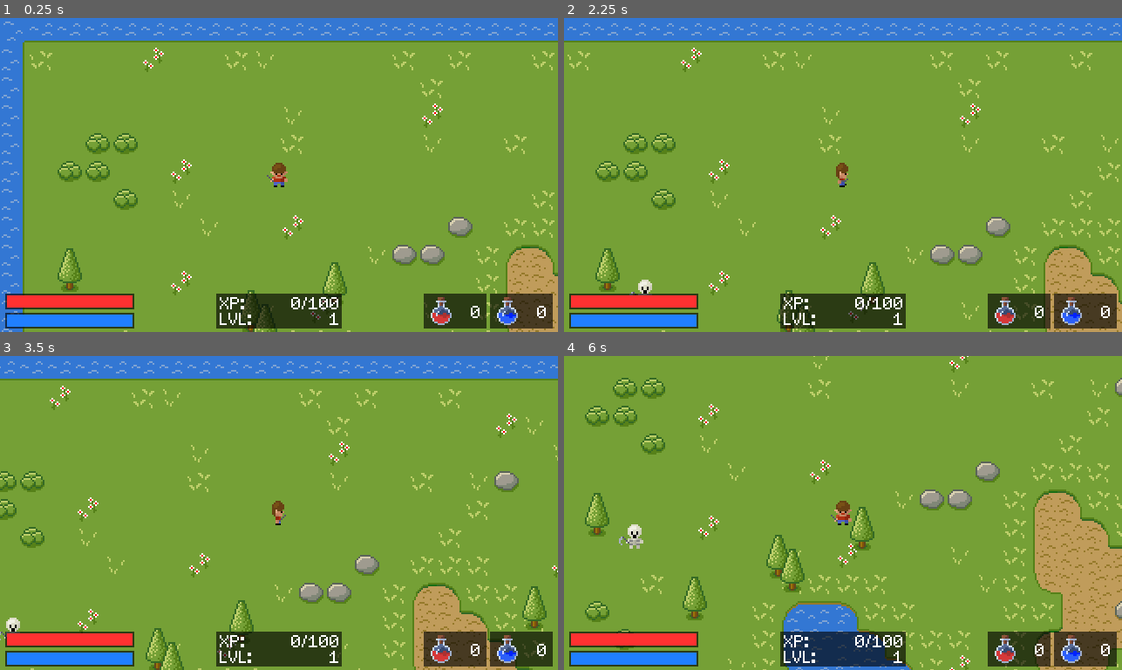
Above: before the commit, frames 1-4 (two rows, left to right).
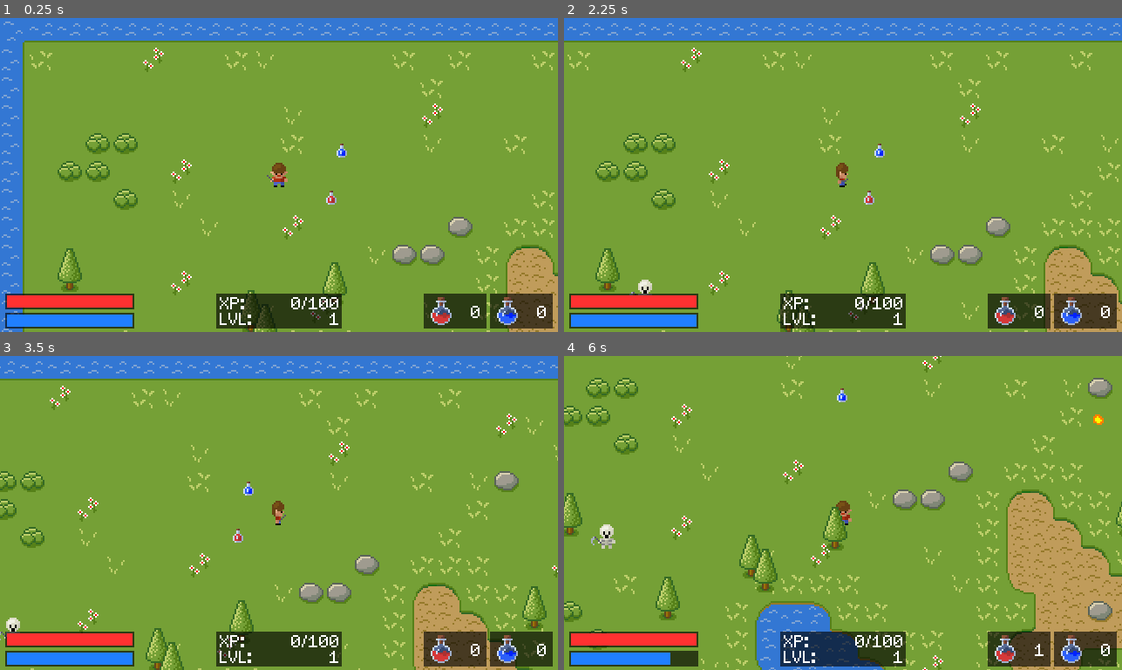
Above: after the commit, the same moments.

Repository: davidepesce/SimpleRPG
Game: Godot game, scene res://Scenes/Main.tscn
Same seed, same stepped clock (60 frames per second), same inputs: the game is played once before the commit and once after it.
Inputs (mouse positions are in pixels of both pictures, inside the frame that each line leads up to):
- Up to frame 1 (0.25 s): no input
- Up to frame 2 (2.25 s): tap Enter at 0.5, 2 s; drag from (843, 175) to (898, 105) at 0.52 s; tap Space (attack) at 1.25 s; drag from (731, 190) to (815, 237) at 1.27 s; move the mouse to (898, 105) at 2.02 s; hold Right (ui_right) from 2.03 s (still down); hold , (drink_health, bound only after the commit) from 2.03 s (still down)
- Up to frame 3 (3.5 s): tap . (drink_mana, bound only after the commit) at 2.3 s; release Right (ui_right) at 2.75 s; release , (drink_health, bound only after the commit) at 2.75 s; drag from (251, 575) to (111, 465) at 2.77 s
- Up to frame 4 (6 s): tap Space (attack) at 3.5 s; move the mouse to (1010, 560) at 3.52 s; hold Left (ui_left) 3.53-4.25 s; hold Space (attack) 3.53-4.25 s; tap Ctrl (fireball) at 3.8 s; drag from (675, 465) to (759, 434) at 4.27 s; tap Enter at 5 s; move the mouse to (870, 513) at 5.02 s; hold Down (ui_down) 5.03-5.75 s; hold , (drink_health, bound only after the commit) 5.03-5.75 s; click (870, 513) at 5.17 s; tap . (drink_mana, bound only after the commit) at 5.3 s; drag from (759, 434) to (731, 528) at 5.77 s

The runs differ from the first frame. In frame 1, 0.1% of the frame differs, in the area x 58-63%, y 40-60%; in frame 2, 0.1%; in frame 3, 0.1%; in frame 4, 16%, in the area x 0-100%, y 0-100%.

Commit message:
Updated to Tutorial 12

Diff:
--- a/Entities/Player/Player.gd
+++ b/Entities/Player/Player.gd
@@ -13,6 +13,11 @@
 var mana_max = 100
 var mana_regeneration = 2
 
+# Player inventory
+enum Potion { HEALTH, MANA }
+var health_potions = 0
+var mana_potions = 0
+
 # Attack variables
 var attack_cooldown_time = 1000
 var next_attack_time = 0
@@ -34,6 +39,7 @@
 
 func _ready():
 	emit_signal("player_stats_changed", self)
+	randomize()
 
 
 func _process(delta):
@@ -117,16 +123,26 @@
 			next_attack_time = now + attack_cooldown_time
 	elif event.is_action_pressed("fireball"):
 		var now = OS.get_ticks_msec()
-		if mana >= 25 and now >= next_attack_time:
+		if mana >= 25 and now >= next_fireball_time:
 			# Update mana
 			mana = mana - 25
-			emit_signal("player_stats_changed")
+			emit_signal("player_stats_changed", self)
 			# Play fireball animation
 			attack_playing = true
 			var animation = get_animation_direction(last_direction) + "_fireball"
 			$Sprite.play(animation)
 			# Add cooldown time to current time
 			next_fireball_time = now + fireball_cooldown_time
+	elif event.is_action_pressed("drink_health"):
+		if health_potions > 0:
+			health_potions = health_potions - 1
+			health = min(health + 50, health_max)
+			emit_signal("player_stats_changed", self)
+	elif event.is_action_pressed("drink_mana"):
+		if mana_potions > 0:
+			mana_potions = mana_potions - 1
+			mana = min(mana + 50, mana_max)
+			emit_signal("player_stats_changed", self)
 
 
 func get_animation_direction(direction: Vector2):
@@ -178,3 +194,11 @@
 		$AnimationPlayer.play("Game Over")
 	else:
 		$AnimationPlayer.play("Hit")
+
+
+func add_potion(type):
+	if type == Potion.HEALTH:
+		health_potions = health_potions + 1
+	else:
+		mana_potions = mana_potions + 1
+	emit_signal("player_stats_changed", self)
--- /dev/null
+++ b/Entities/Potion/Potion.gd
@@ -0,0 +1,26 @@
+tool
+extends Area2D
+
+enum Potion { HEALTH, MANA }
+export(Potion) var type = Potion.HEALTH
+
+
+func _ready():
+	if type == Potion.MANA:
+		$Sprite.region_rect.position.x = 8
+	else:
+		$Sprite.region_rect.position.x = 0
+
+
+func _process(delta):
+	if Engine.editor_hint:
+		if type == Potion.MANA:
+			$Sprite.region_rect.position.x = 8
+		else:
+			$Sprite.region_rect.position.x = 0
+
+
+func _on_Potion_body_entered(body):
+	if body.name == "Player":
+		body.add_potion(type)
+		get_tree().queue_delete(self)
--- /dev/null
+++ b/Entities/Potion/Potion.tscn
@@ -0,0 +1,19 @@
+[gd_scene load_steps=4 format=2]
+
+[ext_resource path="res://Entities/Potion/Potion.gd" type="Script" id=1]
+[ext_resource path="res://Entities/Potion/small_potions.png" type="Texture" id=2]
+
+[sub_resource type="RectangleShape2D" id=1]
+extents = Vector2( 3, 4 )
+
+[node name="Potion" type="Area2D"]
+script = ExtResource( 1 )
+
+[node name="Sprite" type="Sprite" parent="."]
+texture = ExtResource( 2 )
+region_enabled = true
+region_rect = Rect2( 0, 0, 8, 8 )
+
+[node name="CollisionShape2D" type="CollisionShape2D" parent="."]
+shape = SubResource( 1 )
+[connection signal="body_entered" from="." to="." method="_on_Potion_body_entered"]
--- a/Entities/Skeleton/Skeleton.gd
+++ b/Entities/Skeleton/Skeleton.gd
@@ -26,6 +26,9 @@
 
 # Animation variables
 var other_animation_playing = false
+
+# Reference to potion scene
+var potion_scene = preload("res://Entities/Potion/Potion.tscn")
 
 
 func _ready():
@@ -146,6 +149,12 @@
 		other_animation_playing = true
 		$AnimatedSprite.play("death")
 		emit_signal("death")
+		# 80% probability to drop a potion on death
+		if randf() <= 0.8:
+			var potion = potion_scene.instance()
+			potion.type = randi() % 2
+			get_tree().root.get_node("Root").add_child(potion)
+			potion.position = position
 
 
 func _on_AnimatedSprite_frame_changed():
--- /dev/null
+++ b/GUI/HealthPotions.gd
@@ -0,0 +1,4 @@
+extends ColorRect
+
+func _on_Player_player_stats_changed(var player):
+	$Label.text = str(player.health_potions)
--- /dev/null
+++ b/GUI/ManaPotions.gd
@@ -0,0 +1,4 @@
+extends ColorRect
+
+func _on_Player_player_stats_changed(var player):
+	$Label.text = str(player.mana_potions)
--- a/Scenes/Main.tscn
+++ b/Scenes/Main.tscn
@@ -1,29 +1,29 @@
-[gd_scene load_steps=44 format=2]
+[gd_scene load_steps=47 format=2]
 
 [ext_resource path="res://Entities/Player/Player.gd" type="Script" id=1]
 [ext_resource path="res://Entities/Player/player_down_idle_1.png" type="Texture" id=2]
 [ext_resource path="res://Entities/Player/player_down_attack_1.png" type="Texture" id=3]
 [ext_resource path="res://Entities/Player/player_down_attack_2.png" type="Texture" id=4]
-[ext_resource path="res://Entities/Player/player_up_idle_1.png" type="Texture" id=5]
-[ext_resource path="res://Entities/Player/player_up_idle_2.png" type="Texture" id=6]
-[ext_resource path="res://Entities/Player/player_left_idle_1.png" type="Texture" id=7]
-[ext_resource path="res://Entities/Player/player_left_attack_1.png" type="Texture" id=8]
-[ext_resource path="res://Entities/Player/player_left_attack_2.png" type="Texture" id=9]
-[ext_resource path="res://Entities/Player/player_right_idle_1.png" type="Texture" id=10]
-[ext_resource path="res://Entities/Player/player_right_walk_1.png" type="Texture" id=11]
-[ext_resource path="res://Entities/Player/player_right_walk_2.png" type="Texture" id=12]
-[ext_resource path="res://Entities/Player/player_right_attack_1.png" type="Texture" id=13]
-[ext_resource path="res://Entities/Player/player_right_attack_2.png" type="Texture" id=14]
-[ext_resource path="res://Entities/Player/player_up_walk_1.png" type="Texture" id=15]
-[ext_resource path="res://Entities/Player/player_up_walk_2.png" type="Texture" id=16]
-[ext_resource path="res://Entities/Player/player_down_idle_2.png" type="Texture" id=17]
-[ext_resource path="res://Entities/Player/player_left_walk_1.png" type="Texture" id=18]
-[ext_resource path="res://Entities/Player/player_left_walk_2.png" type="Texture" id=19]
+[ext_resource path="res://Entities/Player/player_right_idle_1.png" type="Texture" id=5]
+[ext_resource path="res://Entities/Player/player_right_walk_1.png" type="Texture" id=6]
+[ext_resource path="res://Entities/Player/player_right_walk_2.png" type="Texture" id=7]
+[ext_resource path="res://Entities/Player/player_right_attack_1.png" type="Texture" id=8]
+[ext_resource path="res://Entities/Player/player_right_attack_2.png" type="Texture" id=9]
+[ext_resource path="res://Entities/Player/player_left_idle_1.png" type="Texture" id=10]
+[ext_resource path="res://Entities/Player/player_left_attack_1.png" type="Texture" id=11]
+[ext_resource path="res://Entities/Player/player_left_attack_2.png" type="Texture" id=12]
+[ext_resource path="res://Entities/Player/player_up_idle_1.png" type="Texture" id=13]
+[ext_resource path="res://Entities/Player/player_up_walk_1.png" type="Texture" id=14]
+[ext_resource path="res://Entities/Player/player_up_walk_2.png" type="Texture" id=15]
+[ext_resource path="res://Entities/Player/player_down_idle_2.png" type="Texture" id=16]
+[ext_resource path="res://Entities/Player/player_left_walk_1.png" type="Texture" id=17]
+[ext_resource path="res://Entities/Player/player_left_walk_2.png" type="Texture" id=18]
+[ext_resource path="res://Entities/Player/player_up_idle_2.png" type="Texture" id=19]
 [ext_resource path="res://Entities/Player/player_up_attack_1.png" type="Texture" id=20]
 [ext_resource path="res://Entities/Player/player_up_attack_2.png" type="Texture" id=21]
-[ext_resource path="res://Entities/Player/player_down_walk_1.png" type="Texture" id=22]
-[ext_resource path="res://Entities/Player/player_down_walk_2.png" type="Texture" id=23]
-[ext_resource path="res://Entities/Player/player_right_idle_2.png" type="Texture" id=24]
+[ext_resource path="res://Entities/Player/player_right_idle_2.png" type="Texture" id=22]
+[ext_resource path="res://Entities/Player/player_down_walk_1.png" type="Texture" id=23]
+[ext_resource path="res://Entities/Player/player_down_walk_2.png" type="Texture" id=24]
 [ext_resource path="res://Entities/Player/player_left_idle_2.png" type="Texture" id=25]
 [ext_resource path="res://Entities/Player/player_right_fireball_1.png" type="Texture" id=26]
 [ext_resource path="res://Entities/Player/player_right_fireball_2.png" type="Texture" id=27]
@@ -37,8 +37,11 @@
 [ext_resource path="res://GUI/HealthBar.gd" type="Script" id=35]
 [ext_resource path="res://GUI/ManaBar.gd" type="Script" id=36]
 [ext_resource path="res://Fonts/Font.tres" type="DynamicFont" id=37]
-[ext_resource path="res://GUI/potions.png" type="Texture" id=38]
-[ext_resource path="res://Entities/SkeletonSpawner/SkeletonSpawner.tscn" type="PackedScene" id=39]
+[ext_resource path="res://GUI/HealthPotions.gd" type="Script" id=38]
+[ext_resource path="res://GUI/potions.png" type="Texture" id=39]
+[ext_resource path="res://GUI/ManaPotions.gd" type="Script" id=40]
+[ext_resource path="res://Entities/SkeletonSpawner/SkeletonSpawner.tscn" type="PackedScene" id=41]
+[ext_resource path="res://Entities/Potion/Potion.tscn" type="PackedScene" id=42]
 
 [sub_resource type="SpriteFrames" id=1]
 animations = [ {
@@ -47,62 +50,62 @@
 "name": "down_attack",
 "speed": 7.0
 }, {
-"frames": [ ExtResource( 5 ), ExtResource( 6 ) ],
+"frames": [ ExtResource( 5 ), ExtResource( 6 ), ExtResource( 5 ), ExtResource( 7 ) ],
+"loop": true,
+"name": "right_walk",
+"speed": 10.0
+}, {
+"frames": [ ExtResource( 5 ), ExtResource( 8 ), ExtResource( 9 ) ],
+"loop": false,
+"name": "right_attack",
+"speed": 7.0
+}, {
+"frames": [ ExtResource( 10 ), ExtResource( 11 ), ExtResource( 12 ) ],
+"loop": false,
+"name": "left_attack",
+"speed": 7.0
+}, {
+"frames": [ ExtResource( 13 ), ExtResource( 14 ), ExtResource( 13 ), ExtResource( 15 ) ],
+"loop": true,
+"name": "up_walk",
+"speed": 10.0
+}, {
+"frames": [ ExtResource( 2 ), ExtResource( 16 ) ],
+"loop": true,
+"name": "down_idle",
+"speed": 1.0
+}, {
+"frames": [ ExtResource( 10 ), ExtResource( 17 ), ExtResource( 10 ), ExtResource( 18 ) ],
+"loop": true,
+"name": "left_walk",
+"speed": 10.0
+}, {
+"frames": [ ExtResource( 13 ), ExtResource( 19 ) ],
 "loop": true,
 "name": "up_idle",
 "speed": 1.0
 }, {
-"frames": [ ExtResource( 7 ), ExtResource( 8 ), ExtResource( 9 ) ],
-"loop": false,
-"name": "left_attack",
-"speed": 7.0
-}, {
-"frames": [ ExtResource( 10 ), ExtResource( 11 ), ExtResource( 10 ), ExtResource( 12 ) ],
-"loop": true,
-"name": "right_walk",
-"speed": 10.0
-}, {
-"frames": [ ExtResource( 10 ), ExtResource( 13 ), ExtResource( 14 ) ],
-"loop": false,
-"name": "right_attack",
-"speed": 7.0
-}, {
-"frames": [ ExtResource( 5 ), ExtResource( 15 ), ExtResource( 5 ), ExtResource( 16 ) ],
-"loop": true,
-"name": "up_walk",
-"speed": 10.0
-}, {
-"frames": [ ExtResource( 2 ), ExtResource( 17 ) ],
-"loop": true,
-"name": "down_idle",
+"frames": [ ExtResource( 13 ), ExtResource( 20 ), ExtResource( 21 ) ],
+"loop": false,
+"name": "up_attack",
+"speed": 7.0
+}, {
+"frames": [ ExtResource( 5 ), ExtResource( 22 ) ],
+"loop": true,
+"name": "right_idle",
 "speed": 1.0
 }, {
-"frames": [ ExtResource( 7 ), ExtResource( 18 ), ExtResource( 7 ), ExtResource( 19 ) ],
-"loop": true,
-"name": "left_walk",
-"speed": 10.0
-}, {
-"frames": [ ExtResource( 5 ), ExtResource( 20 ), ExtResource( 21 ) ],
-"loop": false,
-"name": "up_attack",
-"speed": 7.0
-}, {
-"frames": [ ExtResource( 2 ), ExtResource( 22 ), ExtResource( 2 ), ExtResource( 23 ) ],
+"frames": [ ExtResource( 2 ), ExtResource( 23 ), ExtResource( 2 ), ExtResource( 24 ) ],
 "loop": true,
 "name": "down_walk",
 "speed": 10.0
 }, {
-"frames": [ ExtResource( 10 ), ExtResource( 24 ) ],
-"loop": true,
-"name": "right_idle",
-"speed": 1.0
-}, {
-"frames": [ ExtResource( 7 ), ExtResource( 25 ) ],
+"frames": [ ExtResource( 10 ), ExtResource( 25 ) ],
 "loop": true,
 "name": "left_idle",
 "speed": 1.0
 }, {
-"frames": [ ExtResource( 10 ), ExtResource( 26 ), ExtResource( 27 ) ],
+"frames": [ ExtResource( 5 ), ExtResource( 26 ), ExtResource( 27 ) ],
 "loop": false,
 "name": "right_fireball",
 "speed": 7.0
@@ -141,8 +144,7 @@
 "values": [ Color( 1, 1, 1, 0 ), Color( 1, 1, 1, 1 ) ]
 }
 
-[sub_resource type="Animation" id=3]
-resource_name = "Hit"
+[sub_resource type="Animation" id=4]
 length = 0.2
 tracks/0/type = "value"
 tracks/0/path = NodePath("Sprite:modulate")
@@ -160,6 +162,7 @@
 [node name="Root" type="Node"]
 
 [node name="Player" type="KinematicBody2D" parent="."]
+editor/display_folded = true
 position = Vector2( 160, 90 )
 z_index = 1
 input_pickable = true
@@ -182,8 +185,8 @@
 cast_to = Vector2( 0, 8 )
 
 [node name="AnimationPlayer" type="AnimationPlayer" parent="Player"]
-"anims/Game Over" = SubResource( 4 )
-anims/Hit = SubResource( 3 )
+"anims/Game Over" = SubResource( 3 )
+anims/Hit = SubResource( 4 )
 
 [node name="TileMap" type="TileMap" parent="."]
 tile_set = ExtResource( 34 )
@@ -279,10 +282,11 @@
 margin_right = 279.0
 margin_bottom = 178.0
 color = Color( 0, 0, 0, 0.627451 )
+script = ExtResource( 38 )
 
 [node name="Sprite" type="Sprite" parent="CanvasLayer/HealthPotions"]
 position = Vector2( 10, 10 )
-texture = ExtResource( 38 )
+texture = ExtResource( 39 )
 region_enabled = true
 region_rect = Rect2( 0, 0, 16, 16 )
 
@@ -301,10 +305,11 @@
 margin_right = 317.0
 margin_bottom = 178.0
 color = Color( 0, 0, 0, 0.627451 )
+script = ExtResource( 40 )
 
 [node name="Sprite" type="Sprite" parent="CanvasLayer/ManaPotions"]
 position = Vector2( 10, 10 )
-texture = ExtResource( 38 )
+texture = ExtResource( 39 )
 region_enabled = true
 region_rect = Rect2( 16, 0, 16, 16 )
 
@@ -332,7 +337,16 @@
 text = "GAME OVER"
 align = 1
 
-[node name="SkeletonSpawner" parent="." instance=ExtResource( 39 )]
+[node name="SkeletonSpawner" parent="." instance=ExtResource( 41 )]
+
+[node name="Potion" parent="." instance=ExtResource( 42 )]
+position = Vector2( 190, 103 )
+
+[node name="Potion2" parent="." instance=ExtResource( 42 )]
+position = Vector2( 196, 76 )
+type = 1
 [connection signal="player_stats_changed" from="Player" to="CanvasLayer/Health" method="_on_Player_player_stats_changed"]
 [connection signal="player_stats_changed" from="Player" to="CanvasLayer/Mana" method="_on_Player_player_stats_changed"]
+[connection signal="player_stats_changed" from="Player" to="CanvasLayer/HealthPotions" method="_on_Player_player_stats_changed"]
+[connection signal="player_stats_changed" from="Player" to="CanvasLayer/ManaPotions" method="_on_Player_player_stats_changed"]
 [connection signal="animation_finished" from="Player/Sprite" to="Player" method="_on_Sprite_animation_finished"]
--- a/project.godot
+++ b/project.godot
@@ -79,6 +79,18 @@
 , Object(InputEventJoypadButton,"resource_local_to_scene":false,"resource_name":"","device":0,"button_index":3,"pressure":0.0,"pressed":false,"script":null)
  ]
 }
+drink_health={
+"deadzone": 0.5,
+"events": [ Object(InputEventKey,"resource_local_to_scene":false,"resource_name":"","device":0,"alt":false,"shift":false,"control":false,"meta":false,"command":false,"pressed":false,"scancode":44,"unicode":0,"echo":false,"script":null)
+, Object(InputEventJoypadButton,"resource_local_to_scene":false,"resource_name":"","device":0,"button_index":0,"pressure":0.0,"pressed":false,"script":null)
+ ]
+}
+drink_mana={
+"deadzone": 0.5,
+"events": [ Object(InputEventKey,"resource_local_to_scene":false,"resource_name":"","device":0,"alt":false,"shift":false,"control":false,"meta":false,"command":false,"pressed":false,"scancode":46,"unicode":0,"echo":false,"script":null)
+, Object(InputEventJoypadButton,"resource_local_to_scene":false,"resource_name":"","device":0,"button_index":1,"pressure":0.0,"pressed":false,"script":null)
+ ]
+}
 
 [rendering]
 
Binary file added: Entities/Potion/small_potions.png
Not shown, added: Entities/Potion/small_potions.png.import
Not shown: 2 places in Scenes/Main.tscn that only renumber resources
Not shown, changed: README.md
